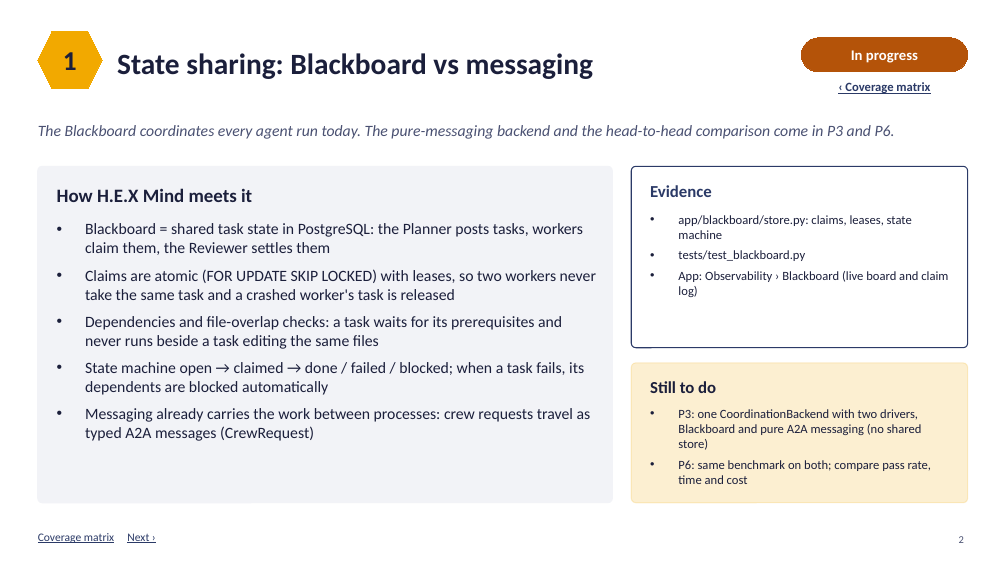
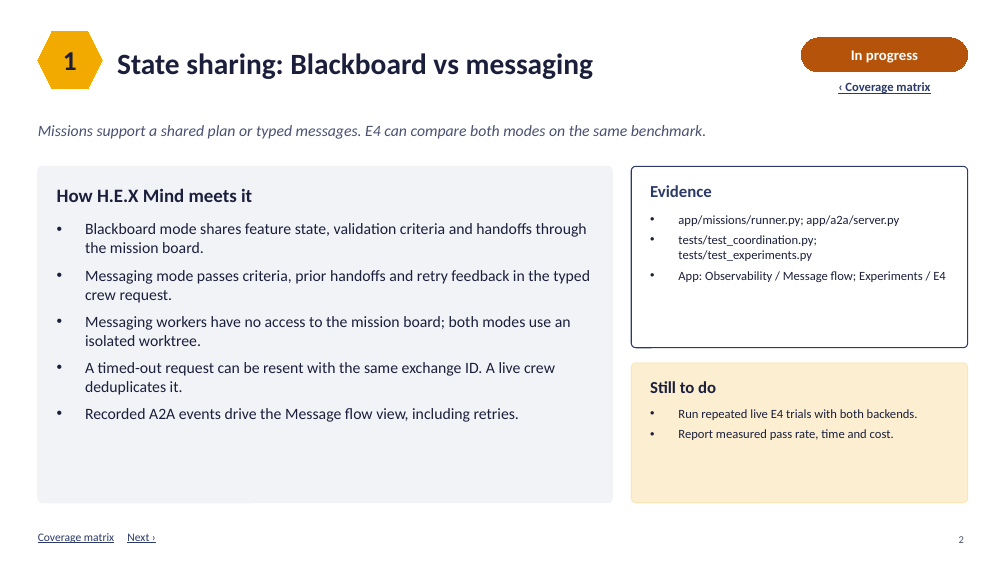
Before and after one commit to Cykikz/HEX, a slide deck: slide 2 of HEX_Mind_Requirements_Coverage_v2.pptx. Drawn at 1008x567 pixels with LibreOffice and Linux fonts; fonts in the diff are those of the drawing. Boxes give left, top, right and bottom in pixels: in the first picture for what was removed or moved away, otherwise in the second. Text is boxed around its words. In the diff, an @@ line names an element or a change of style, - is before the commit and + after.

Commit message:
Refresh course requirements coverage and record HEX Town

```diff
--- a/HEX_Mind_Requirements_Coverage_v2.pptx
+++ b/HEX_Mind_Requirements_Coverage_v2.pptx
@@ text at box(38, 125, 706, 139): text changed @@
-The Blackboard coordinates every agent run today. The pure-messaging backend and the head-to-head comparison come in P3 and P6.
+Missions support a shared plan or typed messages. E4 can compare both modes on the same benchmark.
@@ text at box(85, 223, 590, 422): text changed @@
-• Blackboard = shared task state in PostgreSQL: the Planner posts tasks, workers claim them, the Reviewer settles them
-• Claims are atomic (FOR UPDATE SKIP LOCKED) with leases, so two workers never take the same task and a crashed worker's task is released
-• Dependencies and file-overlap checks: a task waits for its prerequisites and never runs beside a task editing the same files
-• State machine open → claimed → done / failed / blocked; when a task fails, its dependents are blocked automatically
-• Messaging already carries the work between processes: crew requests travel as typed A2A messages (CrewRequest)
+• Blackboard mode shares feature state, validation criteria and handoffs through the mission board.
+• Messaging mode passes criteria, prior handoffs and retry feedback in the typed crew request.
+• Messaging workers have no access to the mission board; both modes use an isolated worktree.
+• A timed-out request can be resent with the same exchange ID. A live crew deduplicates it.
+• Recorded A2A events drive the Message flow view, including retries.
@@ text at box(678, 215, 946, 282): text changed @@
-• app/blackboard/store.py: claims, leases, state machine
-• tests/test_blackboard.py
-• App: Observability › Blackboard (live board and claim log)
+• app/missions/runner.py; app/a2a/server.py
+• tests/test_coordination.py; tests/test_experiments.py
+• App: Observability / Message flow; Experiments / E4
@@ text at box(678, 409, 918, 440): text changed @@
-• P3: one CoordinationBackend with two drivers, Blackboard and pure A2A messaging (no shared store)
-• P6: same benchmark on both; compare pass rate, time and cost
+• Run repeated live E4 trials with both backends.
+• Report measured pass rate, time and cost.
```
Also in this commit, not shown: 12 other slides changed, 1 other file.
